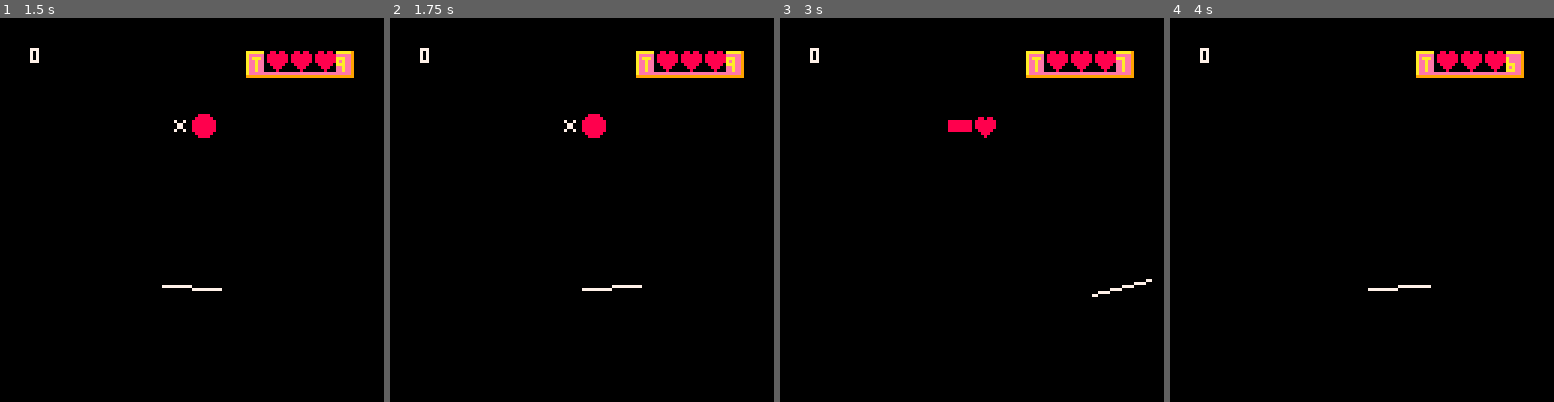
Above: before the commit, frames 1-4 (left to right).
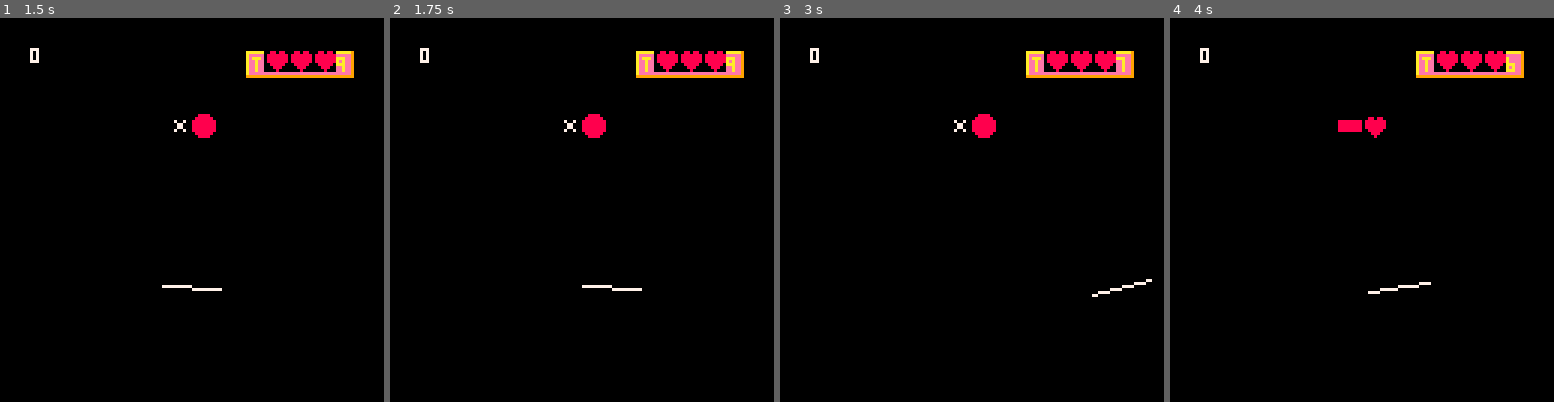
Above: after the commit, the same moments.

Repository: Acedio/jest
Game: PICO-8 cartridge game.p8
Same seed, same stepped clock (60 frames per second), same inputs: the game is played once before the commit and once after it.
Inputs:
- Up to frame 1 (1.5 s): tap X (X key) at 0.33, 1.07 s; tap O (Z key) at 0.7 s
- Up to frame 2 (1.75 s): hold Right from 1.6 s (still down); tap O (Z key) at 1.7 s
- Up to frame 3 (3 s): tap X (X key) at 1.85, 2.97 s; release Right at 2.1 s; tap O (Z key) at 2.1, 2.5, 2.9 s; hold Right from 2.47 s (still down)
- Up to frame 4 (4 s): release Right at 3.03 s; hold Left 3.08-3.58 s; tap O (Z key) at 3.3, 3.7 s

Frame 1 is identical in both runs. In frame 2, 0.2% of the frame differs, in the area x 50-66%, y 69-72%; in frame 3, 0.3%; in frame 4, 0.5%, in the area x 43-68%, y 25-72%.

Commit message:
Rethrow and rotate buttons speedup

Diff:
--- a/game_lib.lua
+++ b/game_lib.lua
@@ -1,5 +1,6 @@
 function ball_init()
   local time_limit = 40
+  local rethrow_delay_start = 40
   local state = {
     iswin=false,
     islose=false,
@@ -21,7 +22,8 @@
 
     turningleft=false,
 
-    paddle_rotatespeed=0.002,
+    paddle_rotatespeed=0.006,
+    movement_rotatespeed=0.002,
     anglelimit={-0.08,0.08},
 
     score=0,
@@ -31,14 +33,16 @@
     events = {
       {time=0, action="laugh"},
       {time=1, action="throw"},
-      {time=3, action="laugh"},
-      {time=4, action="throw"},
       {time=8,  action="laugh"},
       {time=9,  action="throw"},
       {time=19,  action="laugh"},
       {time=20,  action="throw"},
       {time=time_limit, action="win"},
     },
+
+    rethrow_count=0,
+    rethrow_delay=rethrow_delay_start,
+    rethrow_delay_start=rethrow_delay_start,
 
     object_types = {
       {good=true},
@@ -157,6 +161,18 @@
 
   function ball_update(state)
     decideWhatToDo(state)
+    if state.rethrow_count > 0 then
+      if state.rethrow_delay == state.rethrow_delay_start - 10 then
+        king_laugh(state.king_state)
+      end
+      if state.rethrow_delay > 0 then
+        state.rethrow_delay -= 1
+      else
+        throw(state)
+        state.rethrow_count -= 1
+        state.rethrow_delay = state.rethrow_delay_start
+      end
+    end
     state.counter+=1
 
     local ballstatelist={}
@@ -177,20 +193,20 @@
 
 		if btn(0) and inspace(state,-1)==true
     then
-        state.angle-=state.paddle_rotatespeed
+        state.angle-=state.movement_rotatespeed
 
         if inanglelimit(state)==false  then
-          state.angle+=state.paddle_rotatespeed
+          state.angle+=state.movement_rotatespeed
         end
 
         state.center_x -= state.paddle_speed
         state.turningleft=true
     elseif btn(1)  and inspace(state,1)==true
     then
-      state.angle+=state.paddle_rotatespeed
+      state.angle+=state.movement_rotatespeed
 
       if inanglelimit(state)==false then
-        state.angle-=state.paddle_rotatespeed
+        state.angle-=state.movement_rotatespeed
       end
 
       state.center_x += state.paddle_speed
@@ -281,6 +297,7 @@
     local good_object = state.object_types[ballstate.object_type].good
     if y>90 then
       del(state.balllist,ballstate)
+      state.rethrow_count += 1
       if good_object then
         state.health-=1
         y=90
@@ -318,6 +335,7 @@
         state.score-=5
         del(state.balllist,ballstate)
         sfx(17)
+        state.rethrow_count += 1
         ballstateStr="badthings_collision"
       end
 
